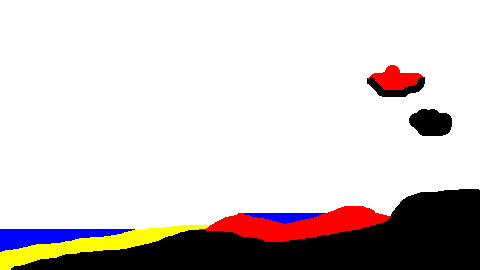
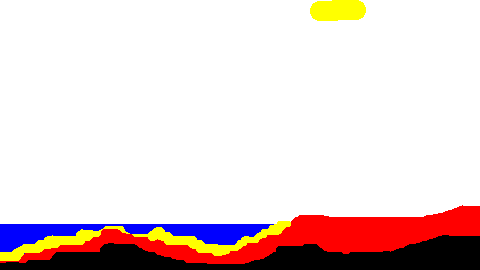
Layer changes from the first (480, 270) image to the second:
showed "Layer 2" over (x1=0, y1=205, x2=480, y2=270)
showed "Layer 3", painted on it over (x1=0, y1=0, x2=480, y2=270)
hid "Layer 1" over (x1=0, y1=65, x2=480, y2=270)
